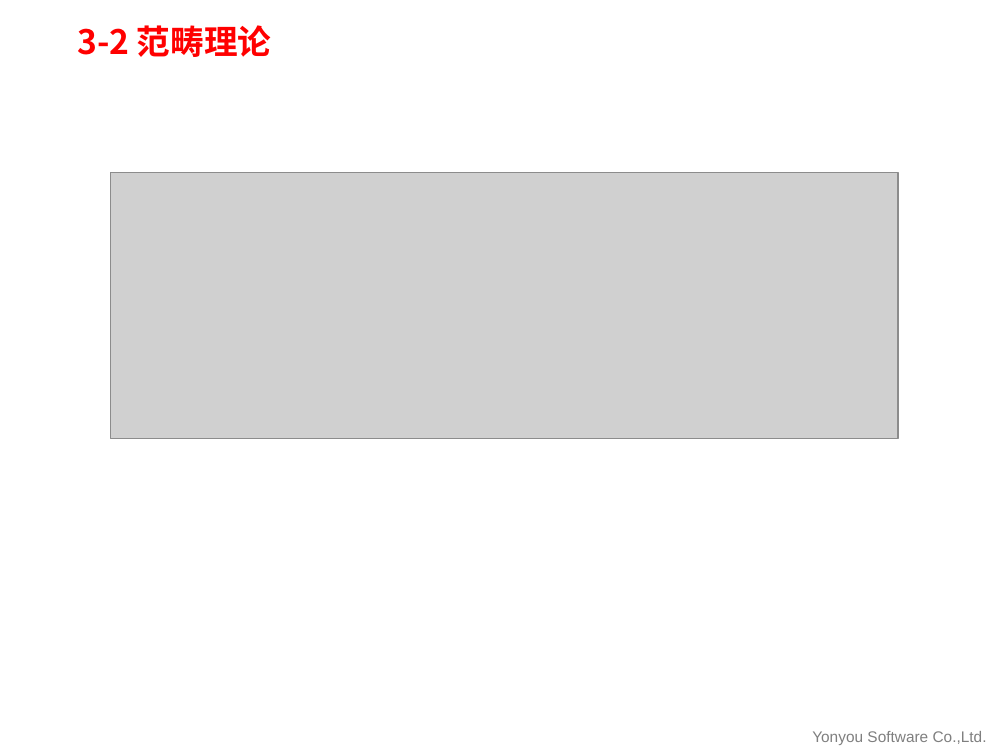
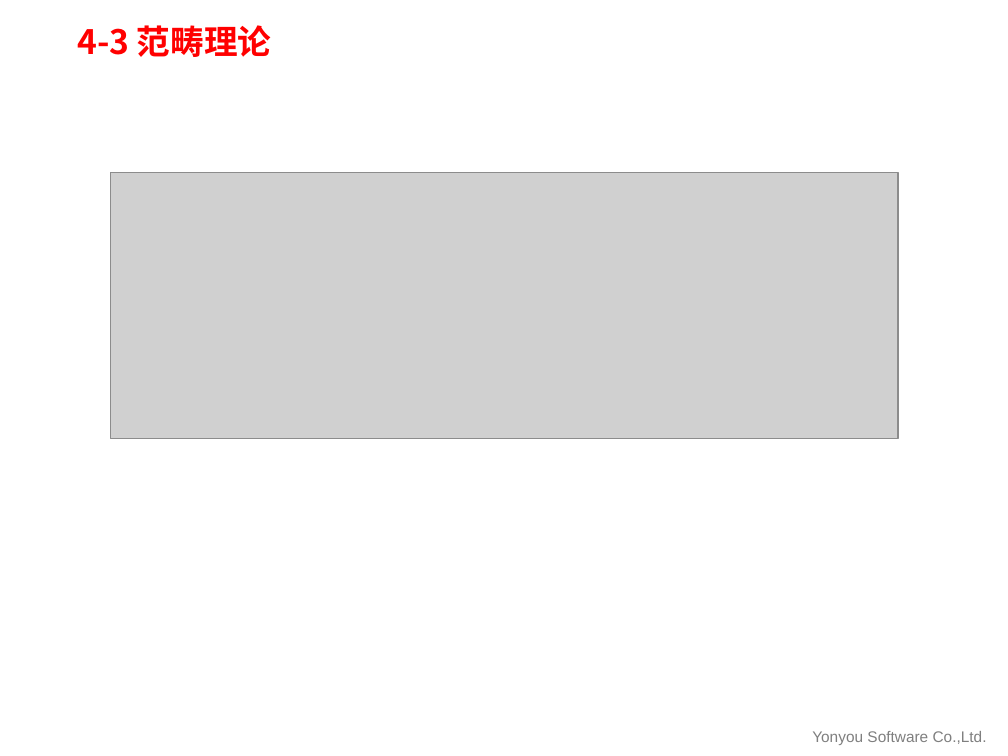
Before and after one commit to U8PLAT/Functional-programming-and-parallel-computing, a slide deck: slide 13 of 函数式语言与并行计算.pptx. Drawn at 1008x756 pixels with LibreOffice and Linux fonts; fonts in the diff are those of the drawing; grey boxes stand for pictures; background and template pictures are left out. Boxes give left, top, right and bottom in pixels: in the first picture for what was removed or moved away, otherwise in the second. Text is boxed around its words. In the diff, an @@ line names an element or a change of style, - is before the commit and + after.

```diff
--- a/函数式语言与并行计算.pptx
+++ b/函数式语言与并行计算.pptx
@@ title at box(77, 25, 271, 57): text changed @@
-3-2 范畴理论
+4-3 范畴理论
```
Also in this commit, not shown: 16 other slides changed.
